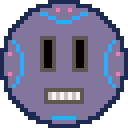
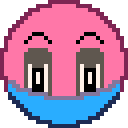
Layer changes from the first w=128, h=128 image to the second:
showed group "base_joe_blink" (5 layers) over (0, 0, 128, 124)
painted on "bj2" over (24, 32, 104, 44)
